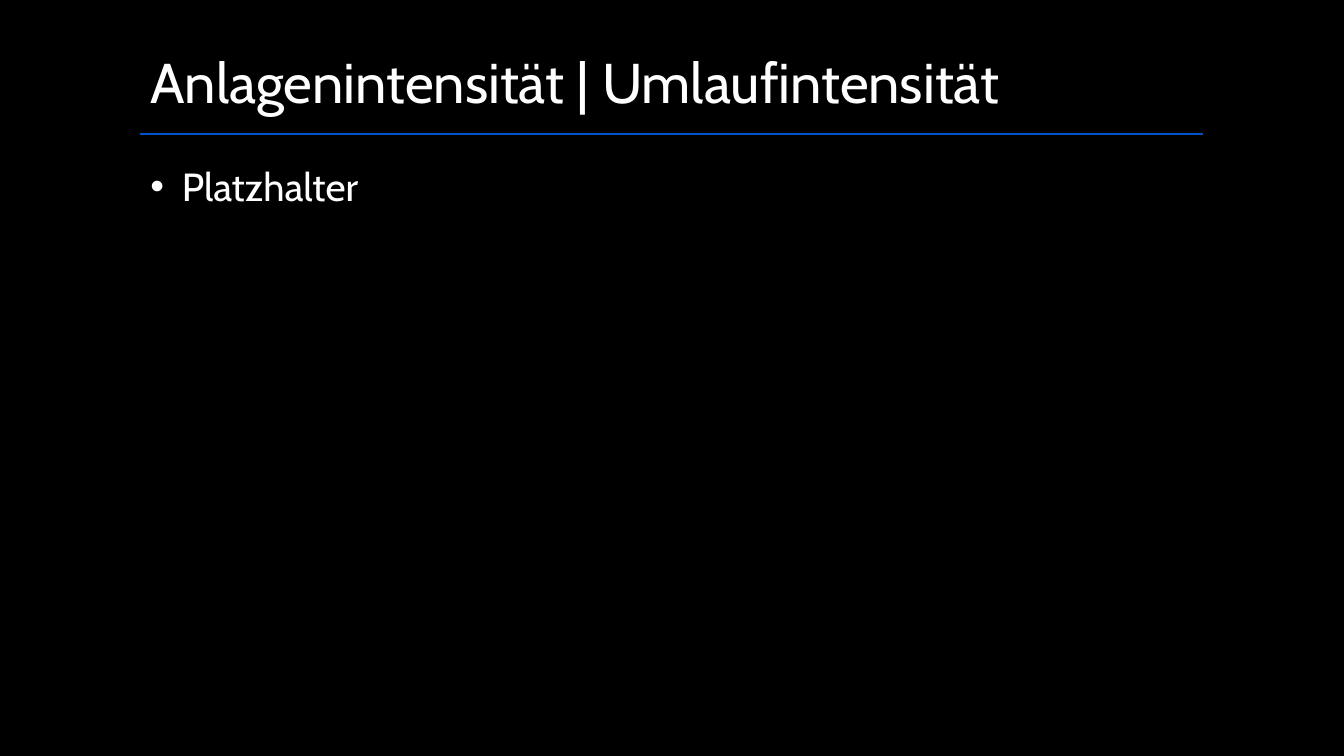
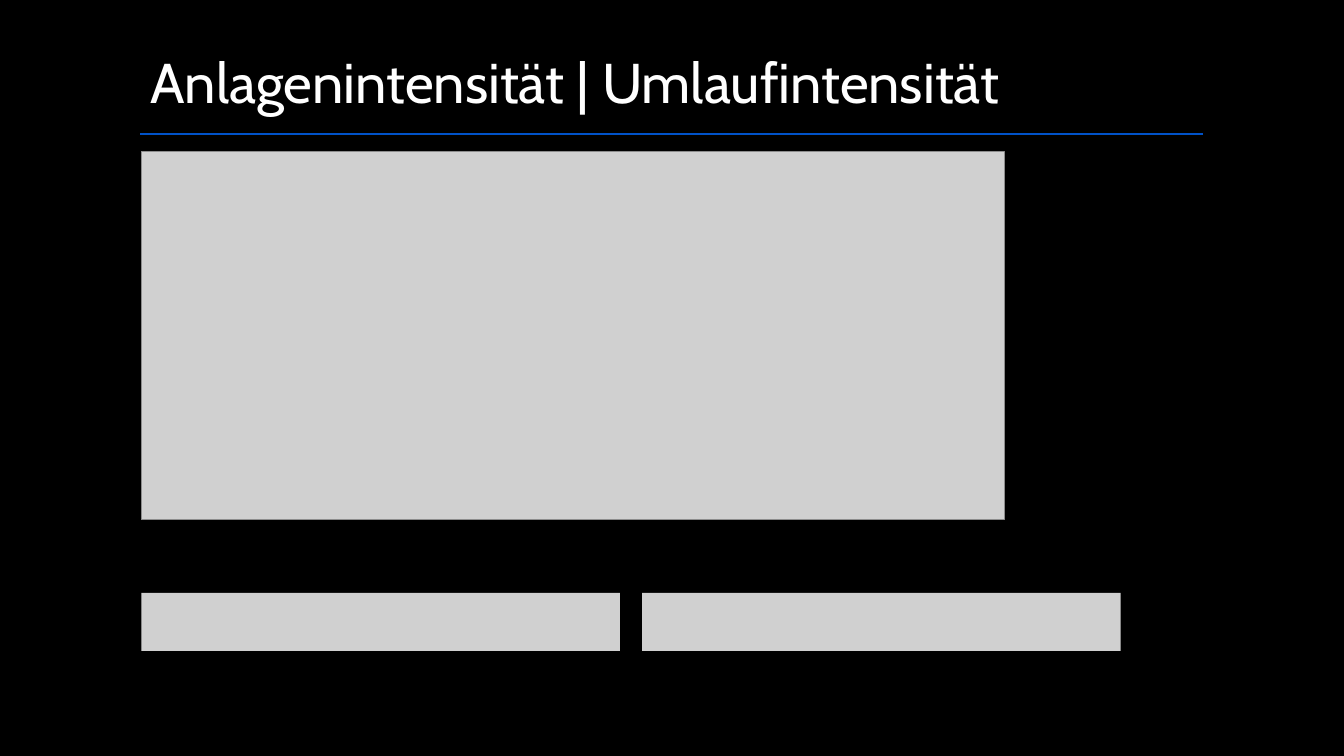
Before and after one commit to maHlavacek/Kennzahlen-BWM, a slide deck: slide 4 of Presentation-Kennzahlen.pptx. Drawn at 1344x756 pixels with LibreOffice and Linux fonts; fonts in the diff are those of the drawing; grey boxes stand for pictures. Boxes give left, top, right and bottom in pixels: in the first picture for what was removed or moved away, otherwise in the second. Text is boxed around its words. In the diff, an @@ line names an element or a change of style, - is before the commit and + after.

```diff
--- a/Presentation-Kennzahlen.pptx
+++ b/Presentation-Kennzahlen.pptx
@@ picture added at [141,152,1004,520] @@
@@ text removed at [182,171,358,202] @@
-• Platzhalter
@@ picture added at [141,593,620,651] @@
@@ picture added at [642,593,1121,651] @@
```
Also in this commit, not shown: 1 other slide changed.
